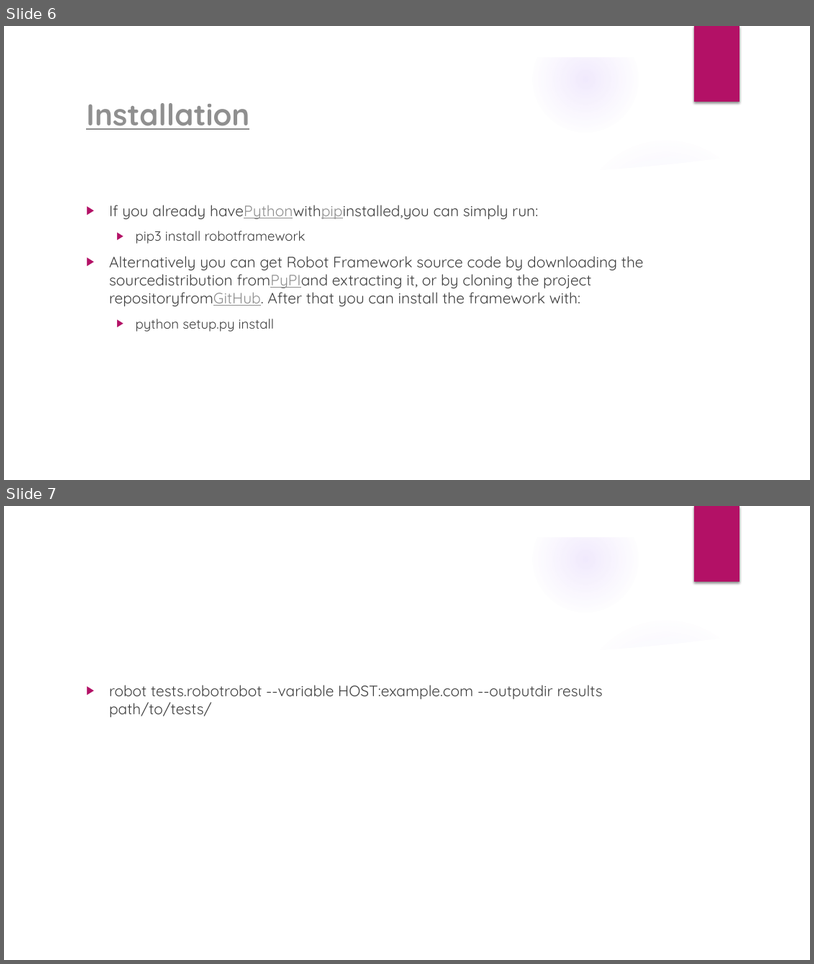
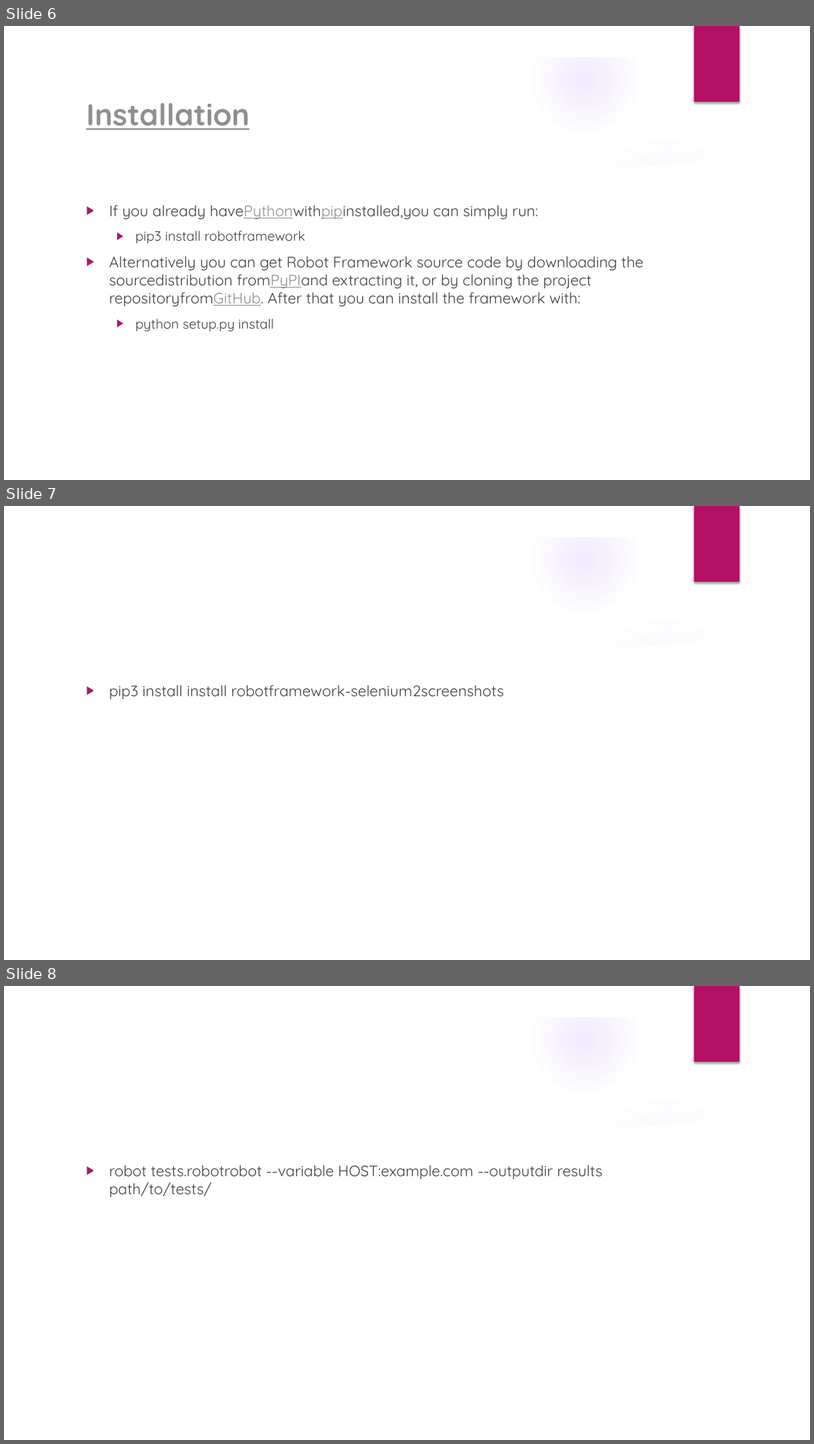
Before and after one commit to flyworker/python-automation-testing, a slide deck: document/Python_selenium.pptx. Shown one above the other, each under a label of ours: slides 6 and 7 before the commit, slides 6, 7 and 8 after it. The pictures are 814x964 and 814x1444 pixels, drawn with LibreOffice and Linux fonts; fonts in the diff are those of the drawing; background and template pictures are left out. Boxes give left, top, right and bottom in pixels: in the first picture for what was removed or moved away, otherwise in the second. Text is boxed around its words. In the diff, an @@ line names an element or a change of style, - is before the commit and + after.

```diff
--- a/document/Python_selenium.pptx
+++ b/document/Python_selenium.pptx
@@ slide 7 added at (x1=4, y1=506, x2=810, y2=960), background picture (left out); not listed: 9 template elements that a slide beside it also shows @@
@@ text added at (x1=109, y1=685, x2=504, y2=699), 18 pt, text #404040 @@
+▶ pip3 install install robotframework-selenium2screenshots
@@ what was slide 7 is now slide 8 @@
```
Also in this commit, not shown: 2 other files.
